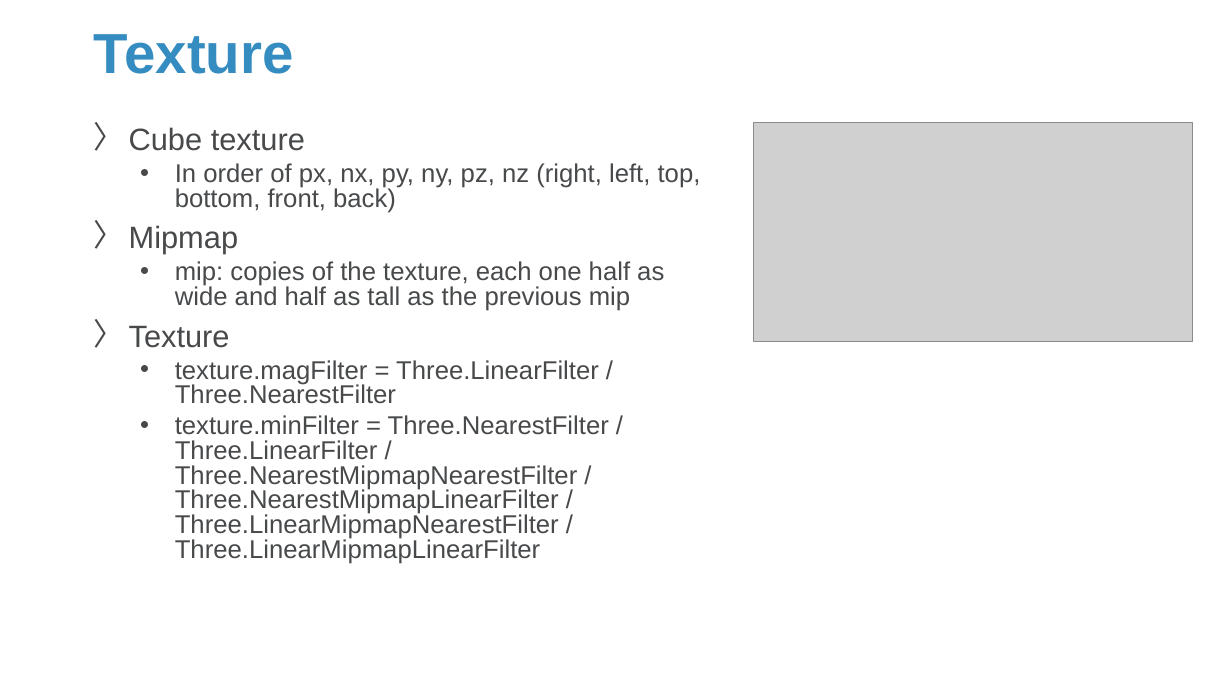
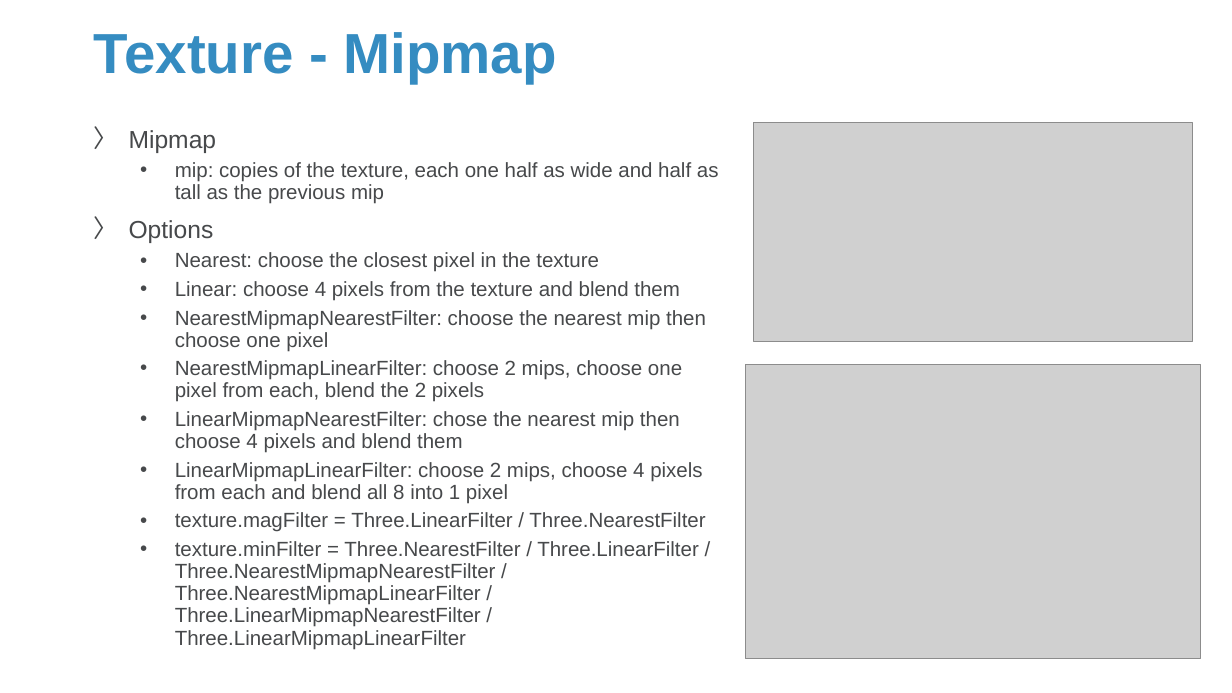
Before and after one commit to Sparks-Lu/TechNotes, a slide deck: slide 6 of Web/ThreeJS-Notes.pptx (slide 5 before the commit). Drawn at 1232x693 pixels with LibreOffice and Linux fonts; fonts in the diff are those of the drawing; grey boxes stand for pictures; background and template pictures are left out. Boxes give left, top, right and bottom in pixels: in the first picture for what was removed or moved away, otherwise in the second. Text is boxed around its words. In the diff, an @@ line names an element or a change of style, - is before the commit and + after.

```diff
--- a/Web/ThreeJS-Notes.pptx
+++ b/Web/ThreeJS-Notes.pptx
@@ title at [94, 32, 557, 84]: text changed @@
-Texture
+Texture - Mipmap
@@ text at [129, 127, 701, 213]: paragraphs removed @@
-〉 Cube texture
-  • In order of px, nx, py, ny, pz, nz (right, left, top, bottom, front, back)
@@ text at [129, 130, 719, 649]: size 24 to 19.2 pt in "Mipmap"; size 20 to 16 pt in "mip: copies of the texture, each one ...", "texture.magFilter = Three.LinearFilter / Three.NearestFilter", "texture.minFilter = Three.NearestFilter / Three.LinearFilter ..."; line spacing 0.8 to 0.9 @@
@@ text at [129, 220, 706, 504]: text changed; size 24 to 16 pt @@
-〉 Texture
+〉 Options
+  • Nearest: choose the closest pixel in the texture
+  • Linear: choose 4 pixels from the texture and blend them
+  • NearestMipmapNearestFilter: choose the nearest mip then choose one pixel
+  • NearestMipmapLinearFilter: choose 2 mips, choose one pixel from each, blend the 2 pixels
+  • LinearMipmapNearestFilter: chose the nearest mip then choose 4 pixels and blend them
+  • LinearMipmapLinearFilter: choose 2 mips, choose 4 pixels from each and blend all 8 into 1 pixel
@@ picture added at [746, 364, 1202, 659] @@
```
Also in this commit, not shown: 4 other slides changed, 4 slides added, 23 other files.
